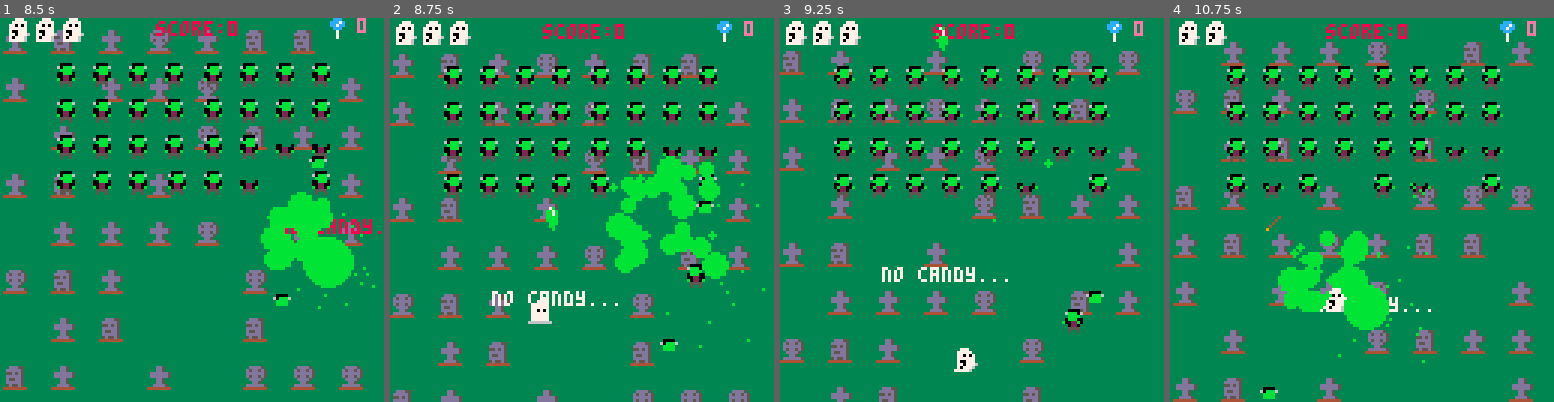
Above: before the commit, frames 1-4 (left to right).
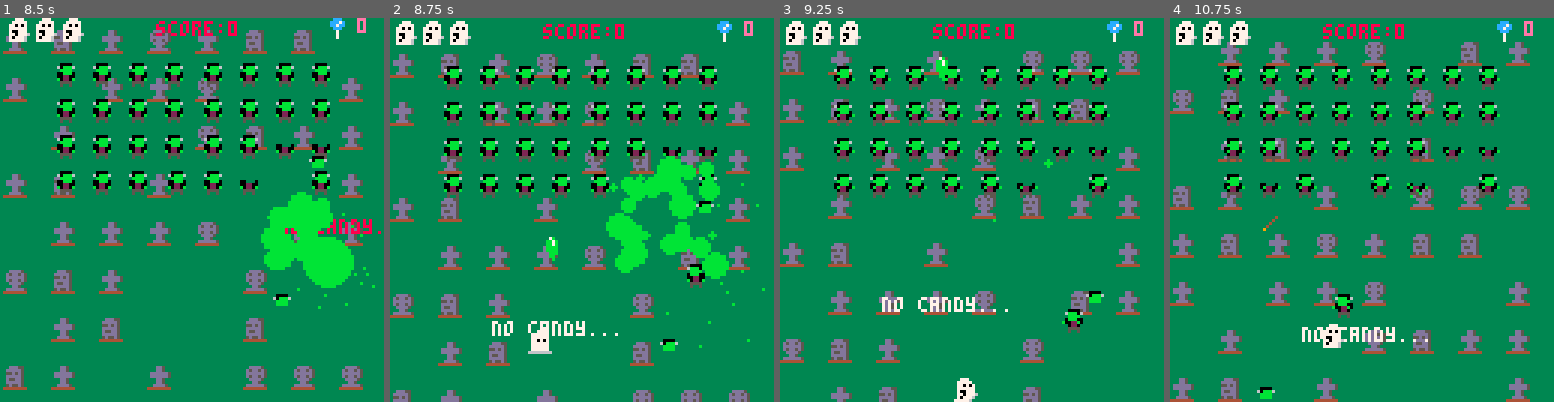
Above: after the commit, the same moments.

Repository: st0k3r/specter_deflector
Game: PICO-8 cartridge specter_deflector.p8
Same seed, same stepped clock (60 frames per second), same inputs: the game is played once before the commit and once after it.
Inputs:
- Up to frame 1 (8.5 s): tap X (X key) at 0.33, 1.07, 1.85, 2.97, 4.08, 5.2, 6.32, 7.43 s; tap O (Z key) at 0.7, 1.7, 2.1, 2.5, 2.9, 3.3, 3.7, 4.1, 4.5, 4.9, 5.3, 5.7, 6.1, 6.5, 6.9, 7.3, 7.7, 8.1 s; hold Right 1.6-2.1 s; hold Up 2.15-2.42 s; hold Right 2.47-3.03 s; hold Left 3.08-3.58 s; hold Down 3.63-3.97 s; hold Right 4.02-4.68 s; hold Up 4.73-5.03 s; hold Left 5.08-5.68 s; hold Down 5.73-6.03 s; hold Right 6.08-6.58 s; hold Right 6.63-7.13 s; hold Up 7.18-7.45 s; hold Right 7.5-8.07 s; hold Left from 8.12 s (still down)
- Up to frame 2 (8.75 s): tap O (Z key) at 8.5 s; tap X (X key) at 8.55 s; release Left at 8.62 s; hold Down from 8.67 s (still down)
- Up to frame 3 (9.25 s): tap O (Z key) at 8.9 s; release Down at 9 s; hold Right from 9.05 s (still down)
- Up to frame 4 (10.75 s): tap O (Z key) every 0.4 s from 9.3 to 10.5 s; tap X (X key) at 9.67 s; release Right at 9.72 s; hold Up 9.77-10.07 s; hold Left 10.12-10.72 s

Frame 1 is identical in both runs. In frame 2, 1.7% of the frame differs, in the area x 26-60%, y 49-88%; in frame 3, 1.7%; in frame 4, 17%, in the area x 0-96%, y 0-100%.

Commit message:
Tweak ghost respawn location

Diff:
--- a/main.lua
+++ b/main.lua
@@ -380,7 +380,7 @@
 	if lives>=1 then
 		sfx(1)
 		ghost.x=60
-		ghost.y=90
+		ghost.y=100
 	end
 end
 
